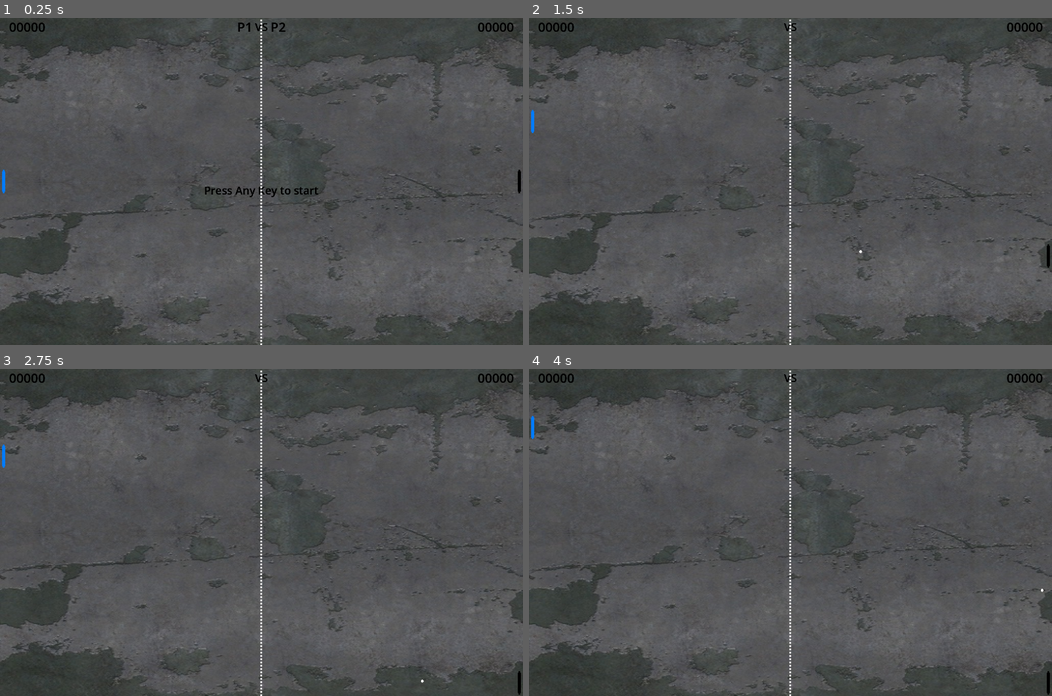
Above: before the commit, frames 1-4 (two rows, left to right).
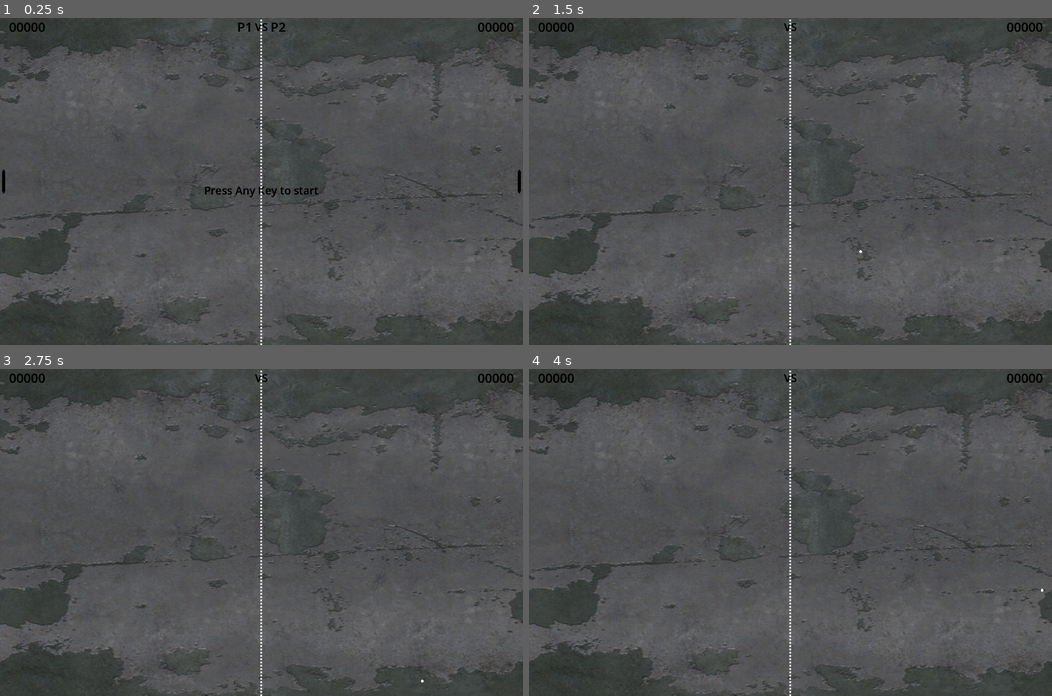
Above: after the commit, the same moments.

Repository: Fox-Alpha/Pong_Godot_4_Multiplayer
Game: Godot game, scene res://scenes/pong.tscn
Two runs of this game, one before a commit and one after it. Both use one fixed random seed, a clock stepped at 60 frames per second and the inputs below.
Inputs (mouse positions are in pixels of both pictures, inside the frame that each line leads up to):
- Up to frame 1 (0.25 s): no input
- Up to frame 2 (1.5 s): tap Enter at 0.5 s; move the mouse to (905, 165) at 0.52 s; hold W (p1_up) 0.53-1.28 s; hold Down (p2_down) 0.53-1.28 s; click (905, 165) at 0.67 s; move the mouse to (685, 197) at 1.27 s; hold S (p1_down) from 1.28 s (still down); tap Up (p2_up) at 1.35 s
- Up to frame 3 (2.75 s): move the mouse to (313, 460) at 2.02 s; release S (p1_down) at 2.03 s; hold W (p1_up) from 2.03 s (still down); hold Down (p2_down) from 2.03 s (still down)
- Up to frame 4 (4 s): move the mouse to (764, 597) at 2.77 s; release Down (p2_down) at 2.78 s; tap Up (p2_up) at 2.85 s; click (764, 597) at 2.92 s; move the mouse to (947, 581) at 3.52 s; release W (p1_up) at 3.53 s; hold S (p1_down) from 3.53 s (still down); hold Down (p2_down) from 3.53 s (still down)

The runs differ from the first frame. In frame 1, less than 0.1% of the frame differs, in the area x 0-1%, y 46-54%; in frame 2, less than 0.1%; in frame 3, less than 0.1%, in the area x 0-100%, y 23-100%; in frame 4, less than 0.1%.
Error after the commit: Invalid assignment of property or key 'self_modulate' with value of type 'Nil' on a base object of type 'Sprite2D'. (res://assets/paddle/paddle_controller.gd:1…

Commit message:
Upd: File Path and NAmes Upd: Imports

Diff:
--- a/assets/ball/ball_body.tscn
+++ b/assets/ball/ball_body.tscn
@@ -1,7 +1,7 @@
 [gd_scene load_steps=4 format=3 uid="uid://bxoq0ug0n5lgs"]
 
 [ext_resource type="Script" path="res://Assets/Ball/ball_body.gd" id="1_7cdgs"]
-[ext_resource type="Texture2D" uid="uid://b7dn5vx2kq541" path="res://Assets/Ball/ball.png" id="1_ugjkt"]
+[ext_resource type="Texture2D" uid="uid://drbnu2sp0ib8e" path="res://assets/ball/ball.png" id="2_mq5ia"]
 
 [sub_resource type="CircleShape2D" id="CircleShape2D_r41i7"]
 radius = 4.0
@@ -10,7 +10,7 @@
 script = ExtResource("1_7cdgs")
 
 [node name="Ball" type="Sprite2D" parent="."]
-texture = ExtResource("1_ugjkt")
+texture = ExtResource("2_mq5ia")
 
 [node name="CollisionShape2D" type="CollisionShape2D" parent="."]
 shape = SubResource("CircleShape2D_r41i7")
--- a/scenes/pong.tscn
+++ b/scenes/pong.tscn
@@ -2,10 +2,10 @@
 
 [ext_resource type="Script" path="res://Scripts/pong.gd" id="1_mwuiw"]
 [ext_resource type="PackedScene" uid="uid://b83gul6dnaceu" path="res://assets/ui.tscn" id="1_uc0f2"]
-[ext_resource type="PackedScene" uid="uid://buv47iv1kj157" path="res://assets/paddle/paddle_controller.tscn" id="2_disvp"]
 [ext_resource type="Texture2D" uid="uid://drn4e3mbde83i" path="res://assets/images/bg.jpg" id="2_p24oy"]
 [ext_resource type="PackedScene" uid="uid://djj8j6o0w8386" path="res://assets/Border.tscn" id="4_cuaoi"]
-[ext_resource type="PackedScene" uid="uid://bxoq0ug0n5lgs" path="res://assets/ball/ball_body.tscn" id="5_uf8eb"]
+[ext_resource type="PackedScene" uid="uid://bxoq0ug0n5lgs" path="res://Assets/ball/ball_body.tscn" id="5_uf8eb"]
+[ext_resource type="PackedScene" uid="uid://coriecy1ouck2" path="res://assets/paddle/paddle_controller.tscn" id="7_0ob1d"]
 [ext_resource type="Texture2D" uid="uid://dtsss2mk683kw" path="res://assets/separator.png" id="7_5w5cs"]
 
 [node name="Pong" type="Node2D"]
@@ -27,15 +27,6 @@
 z_index = 1
 layout_mode = 1
 
-[node name="Left" parent="." instance=ExtResource("2_disvp")]
-z_index = 3
-playercolor = Color(0.266667, 0.486275, 1, 1)
-
-[node name="Right" parent="." instance=ExtResource("2_disvp")]
-z_index = 3
-PlayerPaddle = 1
-playercolor = Color(0.996078, 0, 0, 1)
-
 [node name="Border" type="Node2D" parent="."]
 
 [node name="TopBorder" parent="Border" instance=ExtResource("4_cuaoi")]
@@ -48,3 +39,7 @@
 [node name="Separator" type="Sprite2D" parent="."]
 z_index = -1
 texture = ExtResource("7_5w5cs")
+
+[node name="Left" parent="." instance=ExtResource("7_0ob1d")]
+
+[node name="Right" parent="." instance=ExtResource("7_0ob1d")]
Not shown: 1 places in assets/paddle/paddle_controller.tscn that only renumber resources
